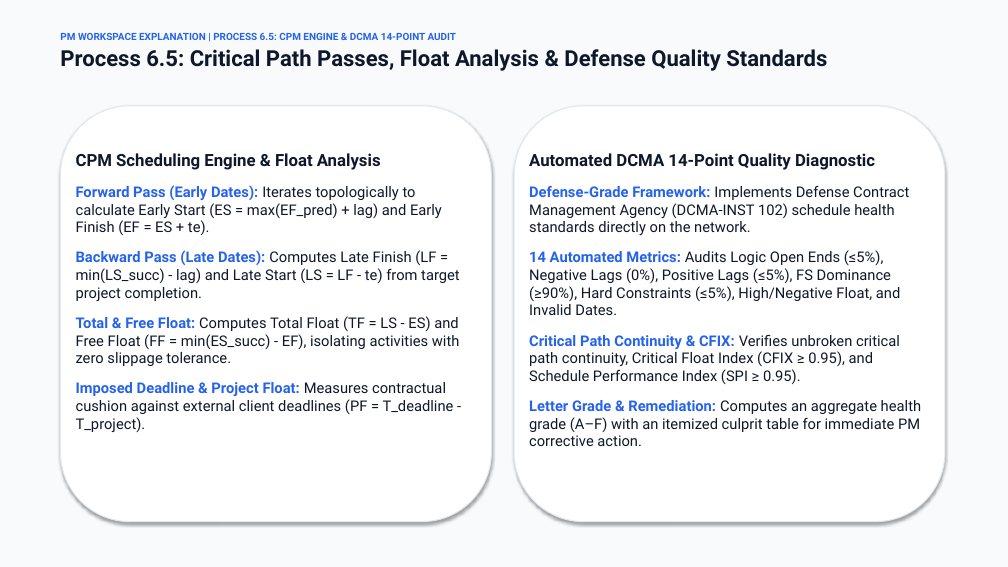
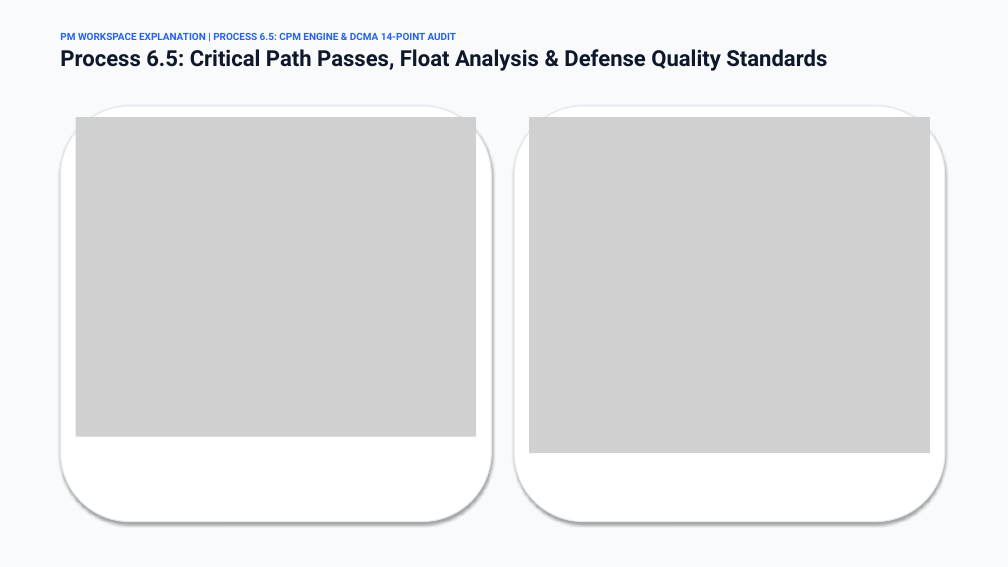
Before and after one commit to Tenshin000/SyncFlow, a slide deck: slide 15 of Presentation.pptx. Drawn at 1008x567 pixels with LibreOffice and Linux fonts; fonts in the diff are those of the drawing; grey boxes stand for pictures. Boxes give left, top, right and bottom in pixels: in the first picture for what was removed or moved away, otherwise in the second. Text is boxed around its words. In the diff, an @@ line names an element or a change of style, - is before the commit and + after.

```diff
--- a/Presentation.pptx
+++ b/Presentation.pptx
@@ picture added at <box>76,117,476,437</box> @@
@@ picture added at <box>529,117,930,453</box> @@
@@ text removed at <box>76,153,460,432</box> @@
-CPM Scheduling Engine & Float Analysis
-Forward Pass (Early Dates): Iterates topologically to calculate Early Start (ES = max(EF_pred) + lag) and Early Finish (EF = ES + te).
-Backward Pass (Late Dates): Computes Late Finish (LF = min(LS_succ) - lag) and Late Start (LS = LF - te) from target project completion.
-Total & Free Float: Computes Total Float (TF = LS - ES) and Free Float (FF = min(ES_succ) - EF), isolating activities with zero slippage tolerance.
-Imposed Deadline & Project Float: Measures contractual cushion against external client deadlines (PF = T_deadline - T_project).
@@ text removed at <box>529,153,921,446</box> @@
-Automated DCMA 14-Point Quality Diagnostic
-Defense-Grade Framework: Implements Defense Contract Management Agency (DCMA-INST 102) schedule health standards directly on the network.
-14 Automated Metrics: Audits Logic Open Ends (≤5%), Negative Lags (0%), Positive Lags (≤5%), FS Dominance (≥90%), Hard Constraints (≤5%), High/Negative Float, and Invalid Dates.
-Critical Path Continuity & CFIX: Verifies unbroken critical path continuity, Critical Float Index (CFIX ≥ 0.95), and Schedule Performance Index (SPI ≥ 0.95).
-Letter Grade & Remediation: Computes an aggregate health grade (A–F) with an itemized culprit table for immediate PM corrective action.
```
Also in this commit, not shown: 9 other slides changed, 8 other files.
